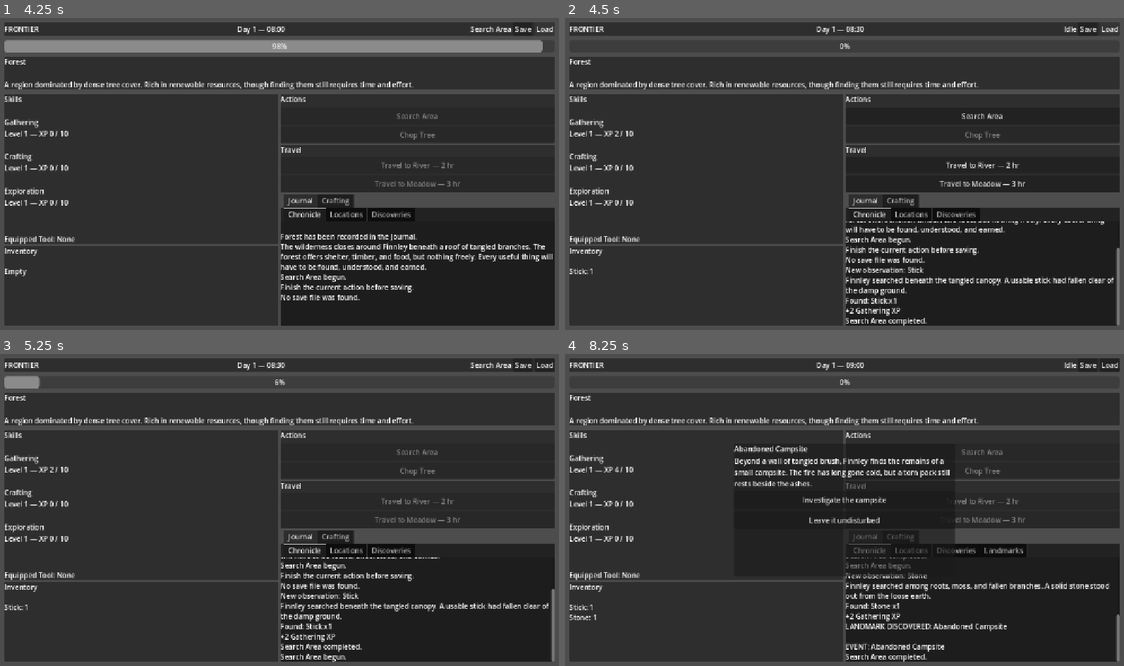
Above: before the commit, frames 1-4 (two rows, left to right).
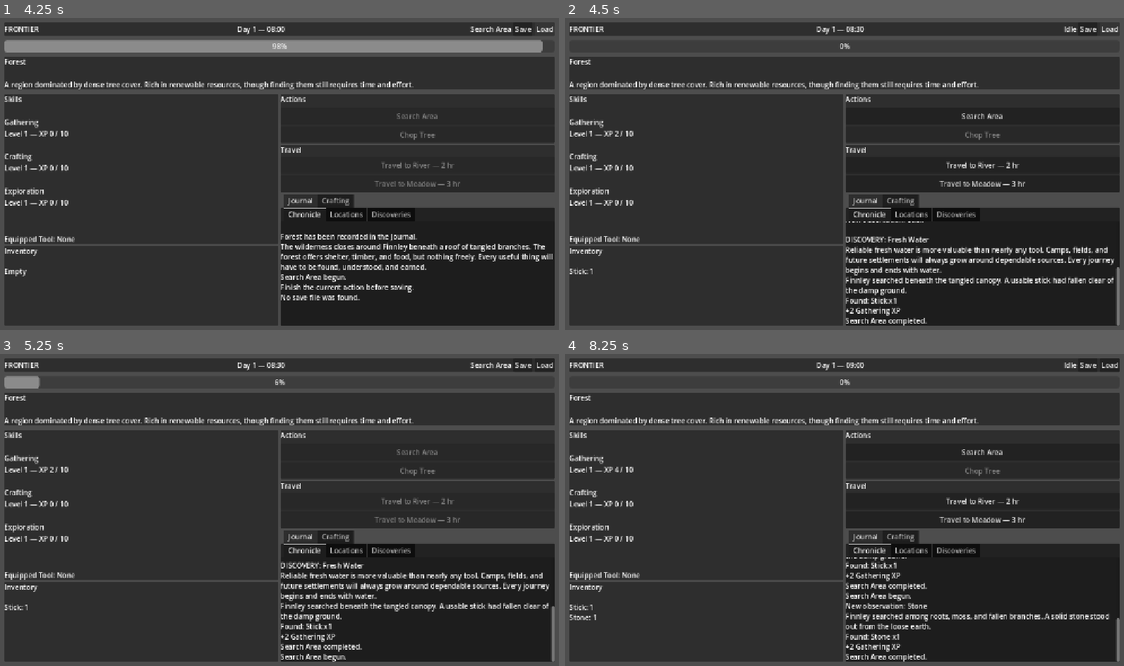
Above: after the commit, the same moments.

Repository: thegrundle-git/frontierthegame
Game: Godot game, scene res://scenes/ui/MainMenu.tscn
Two runs of this game, one before a commit and one after it. Both use one fixed random seed, a clock stepped at 60 frames per second and the inputs below.
Inputs:
- Up to frame 1 (4.25 s): click "New Game" at 0.5 s; click "Search Area" at 1.25 s; click "Save" at 2 s; click "Load" at 2.75 s
- Up to frame 2 (4.5 s): no input
- Up to frame 3 (5.25 s): click "Search Area" at 5 s
- Up to frame 4 (8.25 s): no input

Frame 1 is identical in both runs. In frame 2, 2.1% of the frame differs, in the area x 50-100%, y 65-83%; in frame 3, 1.7%; in frame 4, 5.4%, in the area x 30-100%, y 28-96%.

Commit message:
v0.5.1-alpha1 - Age of discovery and knowledge-gated actions
This update expands Frontier’s knowledge system and introduces the first gameplay action unlocked directly through discovery.

Diff:
--- /dev/null
+++ b/resources/actions/track_animals.tres
@@ -0,0 +1,16 @@
+[gd_resource type="Resource" script_class="ActionData" format=3 uid="uid://ch2jabciak2g1"]
+
+[ext_resource type="Script" uid="uid://drqdxubmxh810" path="res://scripts/actions/TrackAnimalsAction.gd" id="1_36t6h"]
+[ext_resource type="Script" uid="uid://dxw7aqst831bm" path="res://scripts/resources/ActionData.gd" id="2_ndmrh"]
+
+[resource]
+script = ExtResource("2_ndmrh")
+id = "track_animals"
+display_name = "Track Animals"
+description = "Follow signs of wildlife through the surrounding wilderness in search of fresh tracks."
+duration_seconds = 6.0
+game_minutes = 90
+skill_id = "exploration"
+xp_reward = 2
+action_script = ExtResource("1_36t6h")
+metadata/_custom_type_script = "uid://dxw7aqst831bm"
--- /dev/null
+++ b/resources/discoveries/animal_tracks.tres
@@ -0,0 +1,12 @@
+[gd_resource type="Resource" script_class="DiscoveryData" format=3 uid="uid://cblb2o88eaygi"]
+
+[ext_resource type="Script" uid="uid://be18tux0tleml" path="res://scripts/resources/DiscoveryData.gd" id="1_tdgxl"]
+[ext_resource type="Script" uid="uid://ck8q7c4l76io2" path="res://scripts/resources/RecipeData.gd" id="2_u7nmx"]
+
+[resource]
+script = ExtResource("1_tdgxl")
+id = "animal_tracks"
+display_name = "Animal Tracks"
+description = "Hooves, paws, and claws leave stories written in the soil. With practice, their direction, age, and purpose become easier to understand."
+required_item_ids = Array[String](["herb"])
+metadata/_custom_type_script = "uid://be18tux0tleml"
--- /dev/null
+++ b/resources/discoveries/fresh_water.tres
@@ -0,0 +1,11 @@
+[gd_resource type="Resource" script_class="DiscoveryData" format=3 uid="uid://dnm7sewlvik3i"]
+
+[ext_resource type="Script" uid="uid://be18tux0tleml" path="res://scripts/resources/DiscoveryData.gd" id="1_lcapp"]
+[ext_resource type="Script" uid="uid://ck8q7c4l76io2" path="res://scripts/resources/RecipeData.gd" id="2_bqfch"]
+
+[resource]
+script = ExtResource("1_lcapp")
+id = "fresh_water"
+display_name = "Fresh Water"
+description = "Reliable fresh water is more valuable than nearly any tool. Camps, fields, and future settlements will always grow around dependable sources. Every journey begins and ends with water."
+metadata/_custom_type_script = "uid://be18tux0tleml"
--- /dev/null
+++ b/resources/discoveries/wild_flora.tres
@@ -0,0 +1,13 @@
+[gd_resource type="Resource" script_class="DiscoveryData" format=3 uid="uid://dni5yucl4kuek"]
+
+[ext_resource type="Script" uid="uid://be18tux0tleml" path="res://scripts/resources/DiscoveryData.gd" id="1_wlf6s"]
+[ext_resource type="Script" uid="uid://ck8q7c4l76io2" path="res://scripts/resources/RecipeData.gd" id="2_1mmr4"]
+
+[resource]
+script = ExtResource("1_wlf6s")
+id = "wild_flora"
+display_name = "Wild Flora"
+description = "The open wilderness supports more than food alone. Certain plants may be eaten, woven, brewed, or ground into medicine. Learning to recognize them could become essential to survival."
+knowledge_required = 8
+required_item_ids = Array[String](["herb"])
+metadata/_custom_type_script = "uid://be18tux0tleml"
--- a/resources/locations/forest.tres
+++ b/resources/locations/forest.tres
@@ -5,6 +5,7 @@
 [ext_resource type="Script" uid="uid://dxiqo5ie3ebvb" path="res://scripts/resources/LocationData.gd" id="2_mqbdk"]
 [ext_resource type="Resource" uid="uid://d3im85fkwvyg2" path="res://resources/actions/chop_tree.tres" id="3_7q3hv"]
 [ext_resource type="Resource" uid="uid://ctwviw0tgrfik" path="res://resources/items/berry.tres" id="4_b71gb"]
+[ext_resource type="Resource" uid="uid://ch2jabciak2g1" path="res://resources/actions/track_animals.tres" id="4_mnpna"]
 [ext_resource type="Script" uid="uid://clqlxjcsk56f3" path="res://scripts/resources/TravelConnectionData.gd" id="5_e2bfc"]
 [ext_resource type="Script" uid="uid://c3lxm4ibtebmo" path="res://scripts/resources/SearchLootEntryData.gd" id="5_ov7sf"]
 [ext_resource type="Resource" uid="uid://ctcp0jcmcamdv" path="res://resources/items/stick.tres" id="6_mnpna"]
@@ -50,7 +51,7 @@
 display_name = "Forest"
 description = "A region dominated by dense tree cover. Rich in renewable resources, though finding them still requires time and effort."
 first_visit_text = "The wilderness closes around Finnley beneath a roof of tangled branches. The forest offers shelter, timber, and food, but nothing freely. Every useful thing will have to be found, understood, and earned."
-available_actions = Array[ExtResource("1_ov7sf")]([ExtResource("2_36u8b"), ExtResource("3_7q3hv")])
+available_actions = Array[ExtResource("1_ov7sf")]([ExtResource("2_36u8b"), ExtResource("3_7q3hv"), ExtResource("4_mnpna")])
 travel_connections = Array[ExtResource("5_e2bfc")]([SubResource("Resource_mqbdk"), SubResource("Resource_36u8b"), null])
 search_loot = Array[ExtResource("5_ov7sf")]([SubResource("Resource_r8hcy"), SubResource("Resource_3pxe2"), SubResource("Resource_jwej7")])
 metadata/_custom_type_script = "uid://dxiqo5ie3ebvb"
--- a/resources/locations/meadow.tres
+++ b/resources/locations/meadow.tres
@@ -3,6 +3,7 @@
 [ext_resource type="Script" uid="uid://dxw7aqst831bm" path="res://scripts/resources/ActionData.gd" id="1_1vv03"]
 [ext_resource type="Resource" uid="uid://b83evycxax6um" path="res://resources/actions/search_area.tres" id="1_np2v2"]
 [ext_resource type="Script" uid="uid://dxiqo5ie3ebvb" path="res://scripts/resources/LocationData.gd" id="3_fefgo"]
+[ext_resource type="Resource" uid="uid://ch2jabciak2g1" path="res://resources/actions/track_animals.tres" id="3_mj1na"]
 [ext_resource type="Resource" uid="uid://cmecjlbpkscjm" path="res://resources/items/herb.tres" id="4_1hl72"]
 [ext_resource type="Script" uid="uid://clqlxjcsk56f3" path="res://scripts/resources/TravelConnectionData.gd" id="4_fefgo"]
 [ext_resource type="Script" uid="uid://c3lxm4ibtebmo" path="res://scripts/resources/SearchLootEntryData.gd" id="5_mj1na"]
@@ -50,7 +51,7 @@
 display_name = "Meadow"
 description = "Tall grass sways gently in the breeze, concealing herbs, flowers, and the occasional wandering animal. The open land feels peaceful, but even peaceful places can hide danger."
 first_visit_text = "The forest thins behind Finnley as the world suddenly opens. Tall grass rolls beneath the wind, carrying the sound of insects and distant birds. The wilderness is larger than it first appeared."
-available_actions = Array[ExtResource("1_1vv03")]([ExtResource("1_np2v2")])
+available_actions = Array[ExtResource("1_1vv03")]([ExtResource("1_np2v2"), ExtResource("3_mj1na")])
 travel_connections = Array[ExtResource("4_fefgo")]([SubResource("Resource_36u8b")])
 search_loot = Array[ExtResource("5_mj1na")]([SubResource("Resource_wuuc8"), SubResource("Resource_hpfw3"), SubResource("Resource_xlnlg"), SubResource("Resource_k18l8")])
 empty_search_weight = 8
--- a/scripts/actions/SearchAction.gd
+++ b/scripts/actions/SearchAction.gd
@@ -17,10 +17,14 @@
 		return false
 
 	var chosen_entry: SearchLootEntryData = (
-		_choose_loot_entry(
-			location
-		)
+	_choose_loot_entry(
+		location
 	)
+)
+
+	DiscoveryManager.record_location_search(
+		location.id
+)
 
 	survivor.gain_knowledge(1)
 
--- /dev/null
+++ b/scripts/actions/TrackAnimalsAction.gd
@@ -0,0 +1,152 @@
+extends Node
+class_name TrackAnimalsAction
+
+
+func perform(
+	survivor: Survivor
+) -> bool:
+	if survivor == null:
+		return false
+
+	var location: LocationData = (
+		GameManager.current_location
+	)
+
+	if location == null:
+		return false
+
+	var roll: int = randi_range(
+		1,
+		100
+	)
+
+	if roll <= 45:
+		_add_event(
+			_get_empty_tracking_story(
+				survivor.data.display_name,
+				location.id
+			)
+		)
+
+	elif roll <= 80:
+		survivor.gain_knowledge(1)
+
+		_add_event(
+			_get_fresh_tracks_story(
+				survivor.data.display_name,
+				location.id
+			)
+		)
+
+		_add_event(
+			"Knowledge gained: 1"
+		)
+
+	else:
+		survivor.gain_knowledge(2)
+
+		_add_event(
+			_get_large_tracks_story(
+				survivor.data.display_name,
+				location.id
+			)
+		)
+
+		_add_event(
+			"Knowledge gained: 2"
+		)
+
+	DiscoveryManager.check_discoveries()
+
+	return true
+
+
+func _get_empty_tracking_story(
+	actor_name: String,
+	location_id: String
+) -> String:
+	match location_id:
+		"forest":
+			return (
+				actor_name
+				+ " followed faint prints between the trees, "
+				+ "but the trail disappeared beneath fallen leaves."
+			)
+
+		"meadow":
+			return (
+				actor_name
+				+ " followed a narrow path through the grass, "
+				+ "but the wind had erased most of the trail."
+			)
+
+		_:
+			return (
+				actor_name
+				+ " searched for signs of wildlife, "
+				+ "but found no trail worth following."
+			)
+
+
+func _get_fresh_tracks_story(
+	actor_name: String,
+	location_id: String
+) -> String:
+	match location_id:
+		"forest":
+			return (
+				actor_name
+				+ " found a line of fresh pawprints pressed "
+				+ "into the damp soil. Whatever left them "
+				+ "passed through recently."
+			)
+
+		"meadow":
+			return (
+				actor_name
+				+ " found fresh hoofprints cutting across "
+				+ "the meadow. Bent grass marked the animal's path."
+			)
+
+		_:
+			return (
+				actor_name
+				+ " found a fresh trail left by a passing animal."
+			)
+
+
+func _get_large_tracks_story(
+	actor_name: String,
+	location_id: String
+) -> String:
+	match location_id:
+		"forest":
+			return (
+				actor_name
+				+ " uncovered deep tracks beneath the trees. "
+				+ "The spacing suggests something large moved "
+				+ "through the forest."
+			)
+
+		"meadow":
+			return (
+				actor_name
+				+ " found a broad trail flattened through the grass. "
+				+ "Whatever made it was heavier than the smaller "
+				+ "animals normally found here."
+			)
+
+		_:
+			return (
+				actor_name
+				+ " discovered unusually large tracks nearby."
+			)
+
+
+func _add_event(
+	message: String
+) -> void:
+	if GameManager.game_ui != null:
+		GameManager.game_ui.add_event(
+			message
+		)
--- a/scripts/autoload/ActionDatabase.gd
+++ b/scripts/autoload/ActionDatabase.gd
@@ -13,7 +13,8 @@
 
 	var action_paths: Array[String] = [
 		"res://resources/actions/search_area.tres",
-		"res://resources/actions/chop_tree.tres"
+		"res://resources/actions/chop_tree.tres",
+		"res://resources/actions/track_animals.tres"
 	]
 
 	for action_path in action_paths:
--- a/scripts/autoload/DiscoveryDatabase.gd
+++ b/scripts/autoload/DiscoveryDatabase.gd
@@ -12,7 +12,10 @@
 	discoveries.clear()
 
 	var discovery_paths: Array[String] = [
-		"res://resources/discoveries/primitive_toolmaking.tres"
+		"res://resources/discoveries/primitive_toolmaking.tres",
+		"res://resources/discoveries/wild_flora.tres",
+		"res://resources/discoveries/fresh_water.tres",
+		"res://resources/discoveries/animal_tracks.tres",
 	]
 
 	for discovery_path in discovery_paths:
--- a/scripts/autoload/DiscoveryManager.gd
+++ b/scripts/autoload/DiscoveryManager.gd
@@ -74,5 +74,45 @@
 			continue
 
 		GameManager.game_ui.add_event(
-			"Recipe unlocked: " + recipe.display_name
+			"Recipe unlocked: "
+			+ recipe.display_name
 		)
+
+	GameManager.game_ui.rebuild_location_controls()
+	GameManager.game_ui.refresh_all()
+
+func record_location_search(
+	location_id: String
+) -> void:
+	var civilization: CivilizationData = (
+		GameManager.current_civilization
+	)
+
+	if civilization == null:
+		return
+
+	if location_id != "forest" and location_id != "meadow":
+		return
+
+	var search_count: int = (
+		civilization.record_wilderness_search()
+	)
+
+	if search_count < 5:
+		return
+
+	var discovery: DiscoveryData = (
+		DiscoveryDatabase.get_discovery(
+			"animal_tracks"
+		)
+	)
+
+	if discovery == null:
+		push_warning(
+			"Animal Tracks discovery was not found."
+		)
+		return
+
+	unlock_discovery(
+		discovery
+	)
--- a/scripts/autoload/GameManager.gd
+++ b/scripts/autoload/GameManager.gd
@@ -18,6 +18,8 @@
 var pending_startup_messages: Array[String] = []
 
 var _game_started := false
+
+var track_animals_action := TrackAnimalsAction.new()
 
 var should_load_save_on_start := false
 var game_session_prepared := false
@@ -144,23 +146,40 @@
 	)
 
 
+
 func _complete_world_action(
 	action_id: String
 ) -> void:
-	if current_survivor == null:
-		return
-
-	var action := ActionDatabase.get_action(
-		action_id
+	var action: ActionData = (
+		ActionDatabase.get_action(
+			action_id
+		)
 	)
 
 	if action == null:
+		push_error(
+			"Completed unknown action: "
+			+ action_id
+		)
 		return
 
 	if action.action_script == null:
-		return
-
-	var action_instance = action.action_script.new()
+		push_error(
+			"Action has no completion script: "
+			+ action.id
+		)
+		return
+
+	var action_instance: Object = (
+		action.action_script.new()
+	)
+
+	if action_instance == null:
+		push_error(
+			"Failed to create action-script instance: "
+			+ action.id
+		)
+		return
 
 	if not action_instance.has_method("perform"):
 		push_error(
@@ -169,24 +188,29 @@
 		)
 		return
 
-	var succeeded: bool = action_instance.call(
-		"perform",
-		current_survivor
-	)
-
-	if succeeded:
-		_award_skill_xp(
-			action.skill_id,
-			action.xp_reward
-		)
-
-		WorldEventManager.try_trigger_after_action(
-			action.id
-		)
+	var result_variant: Variant = (
+		action_instance.call(
+			"perform",
+			current_survivor
+		)
+	)
+
+	var result: bool = bool(
+		result_variant
+	)
+
+	if not result:
+		push_warning(
+			"Action failed to complete: "
+			+ action.id
+		)
+
+	_award_skill_xp(
+		action.skill_id,
+		action.xp_reward
+	)
 
 	_refresh_ui()
-
-
 func start_travel(
 	destination_id: String
 ) -> bool:
@@ -229,8 +253,10 @@
 func _complete_travel(
 	destination_id: String
 ) -> void:
-	var connection := _get_travel_connection(
-		destination_id
+	var connection: TravelConnectionData = (
+		_get_travel_connection(
+			destination_id
+		)
 	)
 
 	if connection == null:
@@ -240,8 +266,10 @@
 		)
 		return
 
-	var destination := LocationDatabase.get_location(
-		connection.destination_id
+	var destination: LocationData = (
+		LocationDatabase.get_location(
+			connection.destination_id
+		)
 	)
 
 	if destination == null:
@@ -252,9 +280,14 @@
 		return
 
 	current_location = destination
+
 	_record_location_visit(
-	current_location
-)
+		current_location
+	)
+
+	_check_location_discoveries(
+		current_location
+	)
 
 	_add_event(
 		current_survivor.data.display_name
@@ -263,16 +296,12 @@
 		+ "."
 	)
 
-
-
 	_award_skill_xp(
 		connection.skill_id,
 		connection.xp_reward
 	)
 
 	_refresh_ui()
-
-
 func craft_recipe(
 	recipe_id: String
 ) -> bool:
@@ -364,11 +393,36 @@
 
 
 func get_available_actions() -> Array[ActionData]:
+	var available_actions: Array[ActionData] = []
+
 	if current_location == null:
-		return []
-
-	return current_location.available_actions
-
+		return available_actions
+
+	for action: ActionData in current_location.available_actions:
+		if action == null:
+			continue
+
+		if not _is_action_unlocked(action):
+			continue
+
+		available_actions.append(action)
+
+	return available_actions
+
+func _is_action_unlocked(
+	action: ActionData
+) -> bool:
+	if current_civilization == null:
+		return false
+
+	match action.id:
+		"track_animals":
+			return current_civilization.has_discovery(
+				"animal_tracks"
+			)
+
+		_:
+			return true
 
 func get_travel_connections() -> Array[TravelConnectionData]:
 	if current_location == null:
@@ -563,6 +617,60 @@
 
 	return true
 
+func _check_location_discoveries(
+	location: LocationData
+) -> void:
+	if location == null:
+		return
+
+	if current_civilization == null:
+		return
+
+	match location.id:
+		"river":
+			_unlock_location_discovery(
+				"fresh_water"
+			)
+
+func _unlock_location_discovery(
+	discovery_id: String
+) -> void:
+	if discovery_id.is_empty():
+		return
+
+	if current_civilization == null:
+		return
+
+	if discovery_id in current_civilization.discovered_ids:
+		return
+
+	var discovery: DiscoveryData = (
+		DiscoveryDatabase.get_discovery(
+			discovery_id
+		)
+	)
+
+	if discovery == null:
+		push_warning(
+			"Unknown location discovery: "
+			+ discovery_id
+		)
+		return
+
+	current_civilization.discovered_ids.append(
+		discovery_id
+	)
+
+	_add_event(
+		"DISCOVERY RECORDED: "
+		+ discovery.display_name
+	)
+
+	if not discovery.description.is_empty():
+		_add_event(
+			discovery.description
+		)
+
 func _queue_or_add_event(
 	message: String
 ) -> void:
--- a/scripts/autoload/SaveManager.gd
+++ b/scripts/autoload/SaveManager.gd
@@ -143,7 +143,8 @@
 			"visited_location_ids": civilization.visited_location_ids.duplicate(),
 			"observed_item_ids": civilization.observed_item_ids.duplicate(),
 			"discovered_ids": civilization.discovered_ids.duplicate(),
-			"unlocked_recipe_ids": civilization.unlocked_recipe_ids.duplicate()
+			"unlocked_recipe_ids": civilization.unlocked_recipe_ids.duplicate(),
+			"wilderness_search_count": civilization.wilderness_search_count,
 		},
 		"world_events": {
 			"completed_event_ids": WorldEventManager.completed_event_ids.duplicate()
@@ -428,6 +429,12 @@
 		)
 	)
 
+	civilization.wilderness_search_count = int(
+	civilization_data.get(
+		"wilderness_search_count",
+		0
+	)
+)
 
 func _apply_world_event_data(
 	event_data: Dictionary
--- a/scripts/resources/CivilizationData.gd
+++ b/scripts/resources/CivilizationData.gd
@@ -60,6 +60,11 @@
 
 @export var visited_location_ids: Array[String] = []
 @export var discovered_landmark_ids: Array[String] = []
+@export var wilderness_search_count: int = 0
+
+func record_wilderness_search() -> int:
+	wilderness_search_count += 1
+	return wilderness_search_count
 
 func has_visited_location(location_id: String) -> bool:
 	return location_id in visited_location_ids
Not shown, added: scripts/actions/TrackAnimalsAction.gd.uid
Not shown, changed: docs/ARCHITECTURE.md
Not shown, changed: docs/CHANGELOG.md
Not shown, changed: docs/DESIGN_PILLARS.md
Not shown, changed: docs/DEVELOPMENT_NOTES.md
Not shown, changed: docs/GAME_HISTORY.md
Not shown, changed: docs/KNOWN_ISSUES.md
Not shown, changed: docs/PROJECT_SNAPSHOT.md
Not shown, changed: docs/ROADMAP.md
Not shown, changed: docs/SPRINT.md
Not shown, changed: docs/TESTER_FEEDBACK.md
Not shown, changed: docs/TODO.md
(and 1 more such lines)
